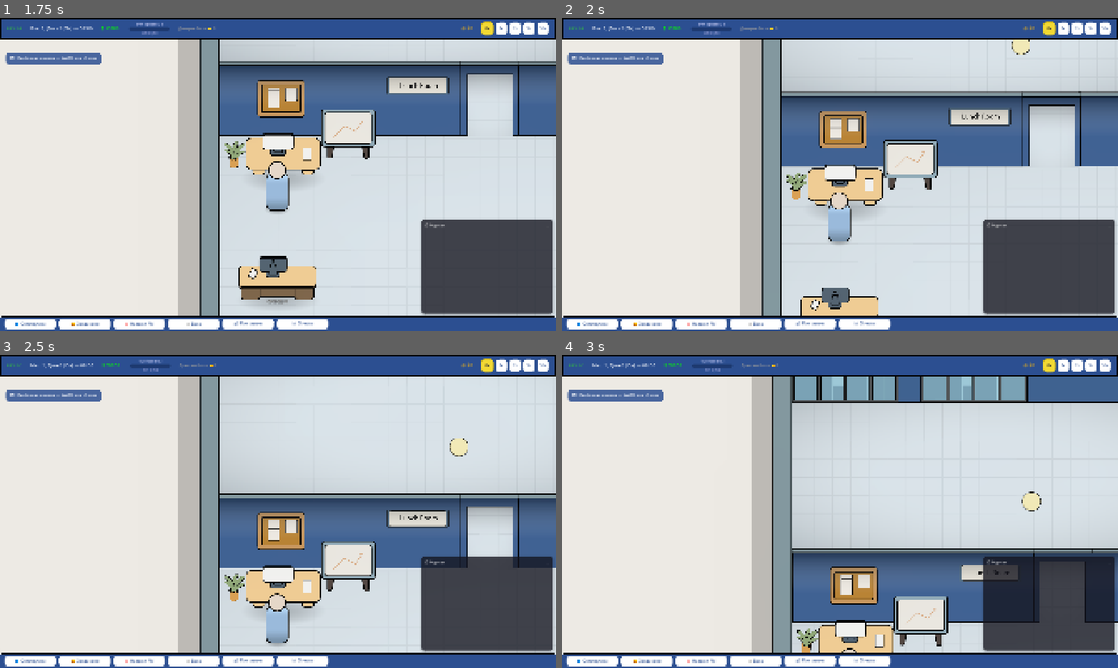
Above: before the commit, frames 1-4 (two rows, left to right).
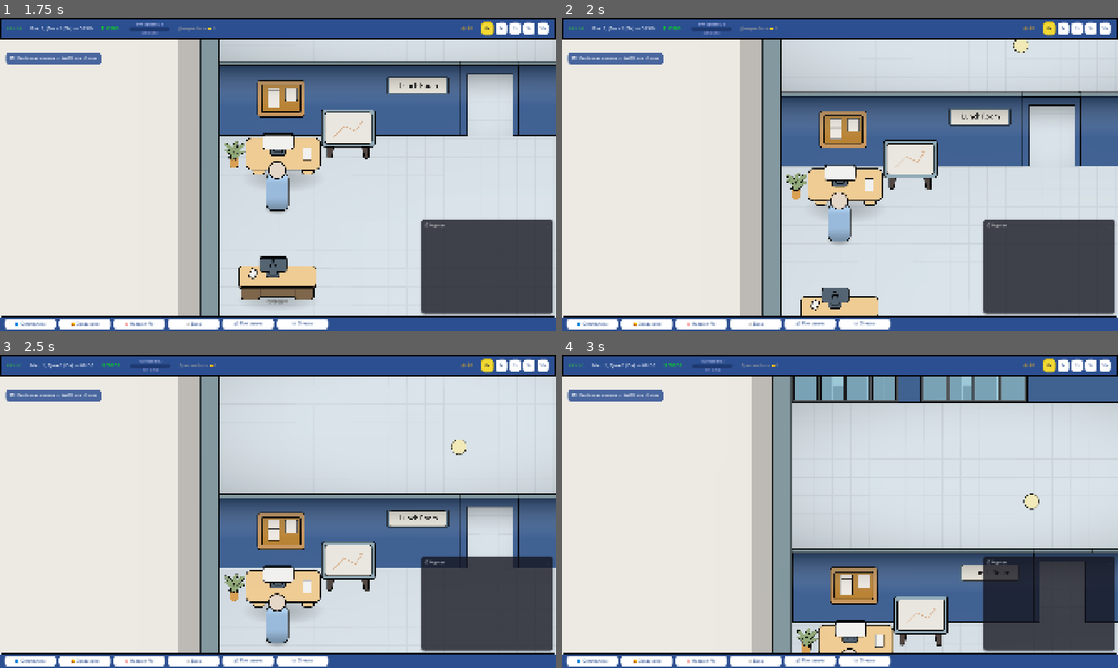
Above: after the commit, the same moments.

Repository: Esca69/project-manager-sim
Game: Godot game, scene res://Scenes/office.tscn
Two runs of this game, one before a commit and one after it. Both use one fixed random seed, a clock stepped at 60 frames per second and the inputs below. This scene is started directly instead of the project's main scene. Sound files missing from this copy of the repository are replaced by a short silence.
Inputs (mouse positions are in pixels of both pictures, inside the frame that each line leads up to):
- Up to frame 1 (1.75 s): click "0х" at 0.5 s; tap Enter at 1.25 s; move the mouse to (250, 237) at 1.27 s; hold Up (ui_up) from 1.28 s (still down); tap E (interact) at 1.35 s; click (250, 237) at 1.42 s
- Up to frame 2 (2 s): keep holding Up (ui_up)
- Up to frame 3 (2.5 s): keep holding Up (ui_up); move the mouse to (444, 558) at 2.02 s; tap Q (motivate) at 2.1 s
- Up to frame 4 (3 s): move the mouse to (673, 464) at 2.77 s; release Up (ui_up) at 2.78 s; hold Left (ui_left) from 2.78 s (still down); tap R (no_toilet) at 2.85 s

Frame 1 is identical in both runs. In frame 2, less than 0.1% of the frame differs, in the area x 80-85%, y 6-12%; in frame 3, less than 0.1%; in frame 4, 0.1%, in the area x 82-87%, y 43-50%.

Commit message:
Fix ball: reduce size 20%, fix unreliable kicking, add NPC kicking support
Agent-Logs-Url: https://github.com/Esca69/project-manager-sim/sessions/d854e417-f7f3-43bd-8ece-e0d42d5624b1

Co-authored-by: Esca69 <259692183+Esca69@users.noreply.github.com>

Diff:
--- a/Scenes/ball.tscn
+++ b/Scenes/ball.tscn
@@ -8,7 +8,7 @@
 bounce = 0.7
 
 [sub_resource type="CircleShape2D" id="CircleShape2D_ball1"]
-radius = 24.0
+radius = 19.2
 
 [node name="Ball" type="RigidBody2D"]
 mass = 0.5
@@ -21,7 +21,7 @@
 script = ExtResource("1_ball1")
 
 [node name="Sprite2D" type="Sprite2D" parent="."]
-scale = Vector2(1.5, 1.5)
+scale = Vector2(1.2, 1.2)
 texture = ExtResource("2_ball1")
 
 [node name="CollisionShape2D" type="CollisionShape2D" parent="."]
--- a/Scripts/ball.gd
+++ b/Scripts/ball.gd
@@ -1,33 +1,47 @@
 extends RigidBody2D
 
 @export var kick_force: float = 400.0
-@export var kick_distance: float = 50.0
+@export var kick_distance: float = 80.0
 
 var _player: CharacterBody2D = null
+var _kick_cooldown: float = 0.0
 
 func _ready():
 	body_entered.connect(_on_body_entered)
 	_player = get_tree().get_first_node_in_group("player")
 
-func _physics_process(_delta):
+func _physics_process(delta):
+	if _kick_cooldown > 0.0:
+		_kick_cooldown -= delta
+
 	if _player == null or not is_instance_valid(_player):
 		_player = get_tree().get_first_node_in_group("player")
-	if _player == null:
+
+	if _player != null:
+		_try_kick_from(_player, kick_force)
+
+	for npc in get_tree().get_nodes_in_group("npc"):
+		if npc is CharacterBody2D:
+			_try_kick_from(npc, kick_force * 0.7)
+
+func _try_kick_from(body: CharacterBody2D, force: float):
+	if _kick_cooldown > 0.0:
 		return
-	var to_ball = global_position - _player.global_position
+	var to_ball = global_position - body.global_position
 	var distance = to_ball.length()
 	if distance < kick_distance:
-		var player_velocity = _player.velocity
-		if player_velocity.length() > 10:
+		var body_velocity = body.velocity
+		if body_velocity.length() > 10:
 			var direction = to_ball.normalized()
-			var dot = player_velocity.normalized().dot(direction)
-			if dot > 0.3:
-				# Only apply impulse if ball is not already moving away faster than kick would add
-				if linear_velocity.dot(direction) < kick_force * dot * 0.5:
-					var force = direction * kick_force * dot
-					apply_central_impulse(force)
+			var dot = body_velocity.normalized().dot(direction)
+			if dot > 0.1:
+				apply_central_impulse(direction * force * dot)
+				_kick_cooldown = 0.15
 
 func _on_body_entered(body: Node):
 	if body is CharacterBody2D:
+		if _kick_cooldown > 0.0:
+			return
 		var direction = (global_position - body.global_position).normalized()
 		apply_central_impulse(direction * kick_force)
+		_kick_cooldown = 0.15
